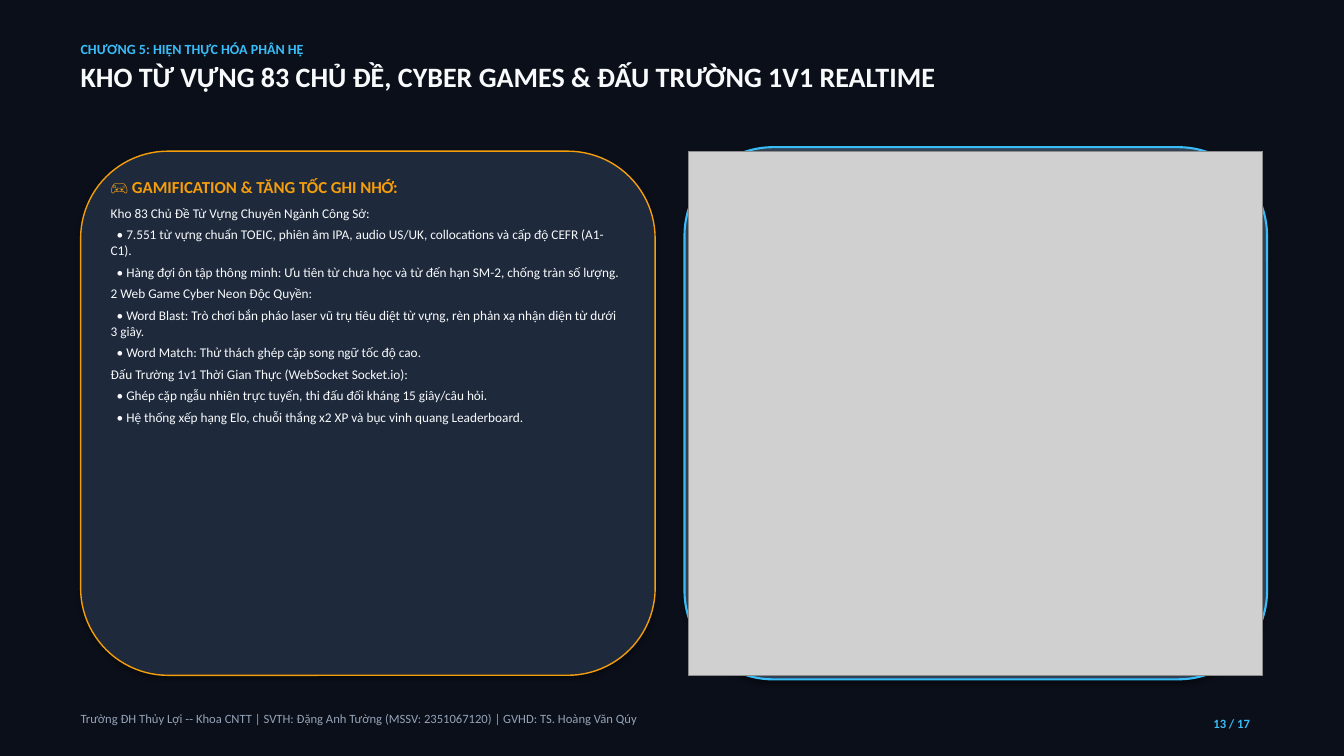
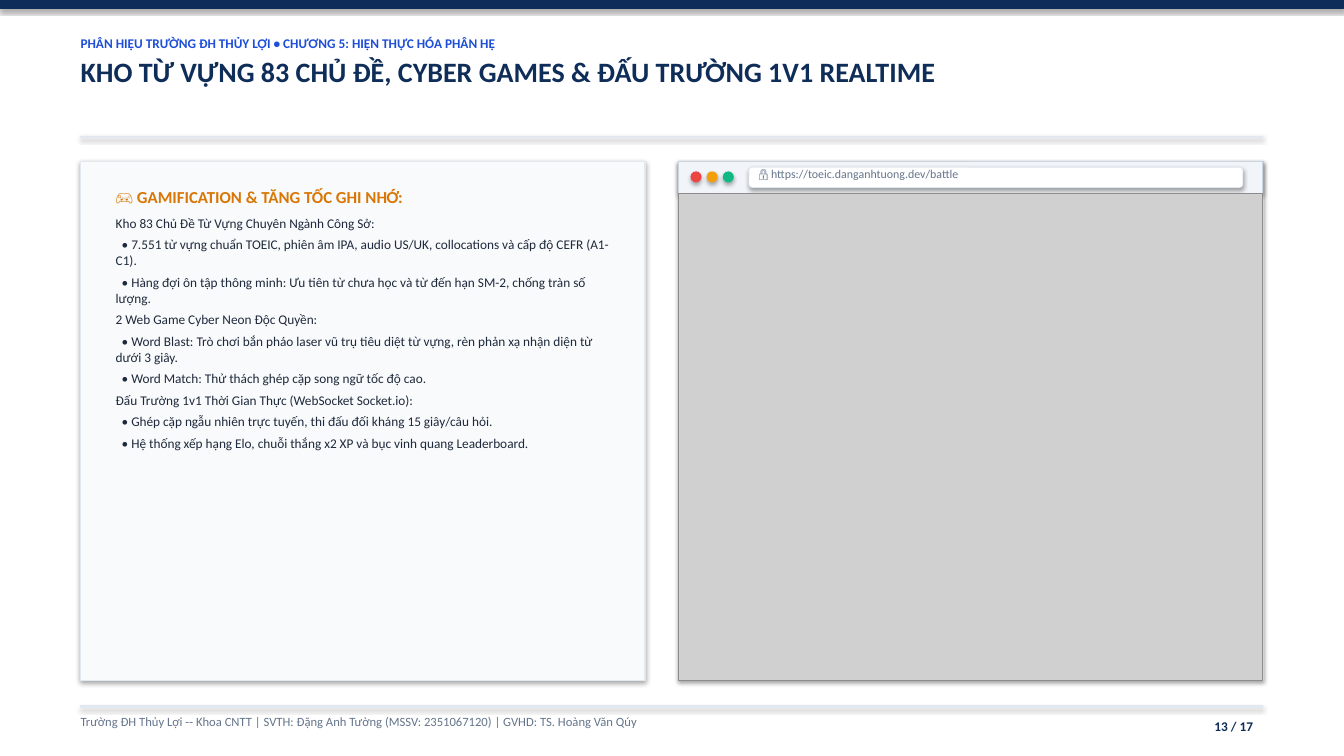
Before and after one commit to DangAnhTuong/He_Thong_Hoc_Thi_Toeic, a slide deck: slide 13 of Bao_Cao_Thuyet_Trinh_He_Thong_Hoc_Thi_Toeic.pptx. Drawn at 1344x756 pixels with LibreOffice and Linux fonts; fonts in the diff are those of the drawing; grey boxes stand for pictures. Boxes give left, top, right and bottom in pixels: in the first picture for what was removed or moved away, otherwise in the second. Text is boxed around its words. In the diff, an @@ line names an element or a change of style, - is before the commit and + after.

Commit message:
docs: finalize academic light presentation pptx with authentic rectangular screenshots

```diff
--- a/Bao_Cao_Thuyet_Trinh_He_Thong_Hoc_Thi_Toeic.pptx
+++ b/Bao_Cao_Thuyet_Trinh_He_Thong_Hoc_Thi_Toeic.pptx
@@ rectangle at <box>0,0,1344,756</box>: fill #0B0F19 to #FFFFFF; outline #0B0F19 0.75 pt to #FFFFFF 0.75 pt @@
@@ rectangle added at <box>0,0,1344,8</box>, fill #0F2D59, outline #0F2D59 0.75 pt @@
@@ text at <box>81,37,495,51</box>: text changed; size 10 to 9.5 pt; text colour #38BDF8 to #1D4ED8 @@
-CHƯƠNG 5: HIỆN THỰC HÓA PHÂN HỆ
+PHÂN HIỆU TRƯỜNG ĐH THỦY LỢI • CHƯƠNG 5: HIỆN THỰC HÓA PHÂN HỆ
@@ text at <box>81,58,935,87</box>: text colour #F8FAFC to #0F2D59 in "KHO TỪ VỰNG 83 CHỦ ĐỀ, CYBER ..." @@
@@ rectangle added at <box>81,136,1263,137</box>, fill #E2E8F0, outline #E2E8F0 0.75 pt @@
@@ rounded rectangle removed at <box>685,147,1267,680</box> @@
@@ rounded rectangle removed at <box>81,151,655,676</box> @@
@@ rectangle added at <box>81,161,645,681</box>, fill #F8FAFC, outline #E2E8F0 1 pt @@
@@ rectangle added at <box>679,161,1263,681</box>, fill #FFFFFF, outline #CBD5E1 1 pt @@
@@ rectangle added at <box>679,161,1263,194</box>, fill #F1F5F9, outline #CBD5E1 0.75 pt @@
@@ ellipse added at <box>691,171,702,182</box>, fill #EF4444 @@
@@ ellipse added at <box>707,171,718,182</box>, fill #F59E0B @@
@@ ellipse added at <box>723,171,734,182</box>, fill #10B981 @@
@@ rounded rectangle added at <box>749,167,1243,188</box>, fill #FFFFFF, outline #E2E8F0 0.5 pt @@
@@ text added at <box>771,170,958,180</box>, 8.5 pt, text #64748B @@
+🔒 https://toeic.danganhtuong.dev/battle
@@ text "🎮 GAMIFICATION & TĂNG TỐC ...": place and size @@
-text "🎮 GAMIFICATION & TĂNG TỐC ..." at <box>111,179,618,425</box>
+text "🎮 GAMIFICATION & TĂNG TỐC ..." at <box>116,189,608,451</box>
@@ text "🎮 GAMIFICATION & TĂNG TỐC ..." at <box>116,189,608,451</box>: text colour #F59E0B to #D97706 in "🎮 GAMIFICATION & TĂNG TỐC GHI NHỚ:"; text colour #F8FAFC to #1E293B @@
@@ picture: place and size @@
-picture at <box>689,151,1263,676</box>
+picture at <box>679,194,1263,681</box>
@@ text "Trường ĐH Thủy Lợi -- ..." at <box>81,717,637,728</box>: text colour #94A3B8 to #64748B @@
@@ rectangle added at <box>81,706,1263,707</box>, fill #E2E8F0, outline #E2E8F0 0.75 pt @@
@@ text "13 / 17" at <box>1214,722,1253,731</box>: size 9 to 9.5 pt, text colour #38BDF8 to #0F2D59 @@
```
Also in this commit, not shown: 16 other slides changed.
